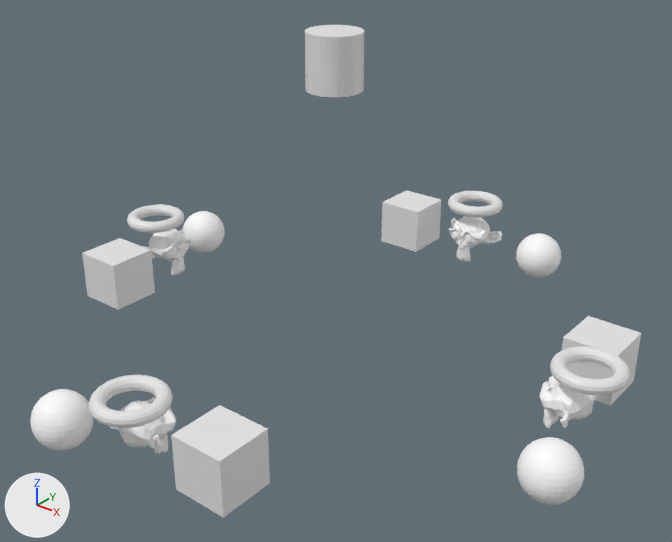
The glTF model resources/models/suzanne.glb, before and after one commit.
Rendered twice from a 50 mm lens placed at (19.8, -34.6, 17.4), pointed at (0.6, -10.6, 2.5). The axes (+X, +Y, +Z) are drawn at lower left. The lights are the same throughout. Where no turn or scale is listed for an object, it has been applied to the vertices.

The older version as bpy lines, for what is in view:
```python
ob_cube = bpy.data.objects.new('Cube', me_cube_001)
ob_cube.location = (-3.08, -0.33, 0.16)
ob_sphere = bpy.data.objects.new('Sphere', me_sphere)
ob_sphere.location = (3.03, 0.94, -0.38)
ob_sphere_001 = bpy.data.objects.new('Sphere.001', me_sphere_001)
ob_sphere_001.location = (10.61, -12.8, -0.38)
ob_sphere_001.rotation_euler = (0.0, 0.0, -1.571)  # degrees (0, 0, -90)
ob_sphere_002 = bpy.data.objects.new('Sphere.002', me_sphere_002)
ob_sphere_002.location = (-10.72, -6.64, -0.38)
ob_sphere_002.rotation_euler = (0.0, 0.0, 1.571)  # degrees (0, 0, 90)
ob_sphere_003 = bpy.data.objects.new('Sphere.003', me_sphere_003)
ob_sphere_003.location = (-3.13, -20.38, -0.38)
ob_sphere_003.rotation_euler = (0.0, 0.0, -3.142)  # degrees (0, 0, -180)
ob_suzanne = bpy.data.objects.new('Suzanne', me_suzanne)
ob_suzanne.location = (0.0, 0.0, 0.0)
ob_suzanne_001 = bpy.data.objects.new('Suzanne.001', me_suzanne_001)
ob_suzanne_001.location = (9.67, -9.77, 0.0)
ob_suzanne_002 = bpy.data.objects.new('Suzanne.002', me_suzanne_002)
ob_suzanne_002.location = (-9.77, -9.67, 0.0)
ob_suzanne_003 = bpy.data.objects.new('Suzanne.003', me_suzanne_003)
ob_suzanne_003.location = (-0.11, -19.44, 0.0)
# also in view: 'Torus.003' at (0.1, -19.9, 1.5); 'Torus.002' at (-10.3, -9.8, 1.5); 'Cylinder' at (0.0, -10.0, 10.0); 'Cube.003' at (3.0, -19.1, 0.2); 'Torus.001' at (10.2, -9.6, 1.5)
```
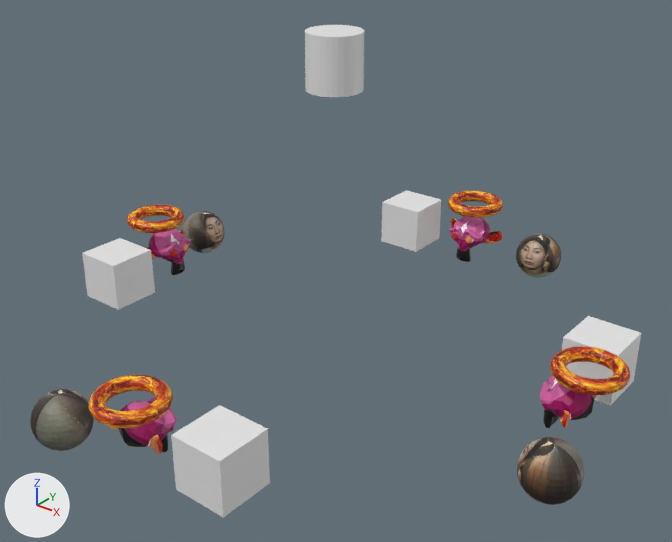
Location of each change, [x1, y1, x2, y2] in pixels of the pictures (672 x 542 px):
'Sphere.001', surface changed
    both: [517, 437, 584, 505]
'Sphere.003', surface changed, turned (white to grey)
    both: [30, 389, 94, 451]
'Torus.003', recoloured (white to orange)
    both: [89, 375, 173, 428]
'Torus.001', recoloured (white to orange)
    both: [550, 346, 630, 395]
'Suzanne.001', surface changed (white to pink)
    both: [540, 375, 598, 428]
'Sphere', surface changed (white to brown)
    both: [516, 233, 561, 278]
'Suzanne.003', surface changed (white to purple)
    both: [109, 397, 176, 454]
'Sphere.002', surface changed, turned
    both: [183, 211, 225, 253]
'Suzanne', surface changed (white to pink)
    both: [448, 216, 502, 262]
'Suzanne.002', surface changed (grey to purple)
    both: [142, 229, 191, 275]
'Torus.002', recoloured (white to orange)
    both: [127, 204, 184, 233]
'Torus', recoloured (white to orange)
    both: [448, 191, 503, 218]

What changed in the scene script:
```text
Add img_fire:
    img_fire = load_image('fire', '_unpacked/fire', 1500, 1364, 'sRGB')
Add img_maggie_cheung:
    img_maggie_cheung = load_image('maggie_cheung', '_unpacked/maggie_cheung', 1080, 714, 'sRGB')
Add img_lesbian_pride_flag_better:
    img_lesbian_pride_flag_better = load_image('lesbian_pride_flag_better', '_unpacked/lesbian_pride_flag_better', 630, 630, 'sRGB')
Change mat_material:
    remove mat_material.base_color = (1.0, 1.0, 1.0)  # white #ffffff
    add mat_material.texture = img_lesbian_pride_flag_better
Change mat_material_003:
    remove mat_material_003.base_color = (1.0, 1.0, 1.0)  # white #ffffff
    add mat_material_003.texture = img_maggie_cheung
Add mat_material_001:
    mat_material_001 = principled_material('Material.001')
    mat_material_001.texture = img_fire
Change me_torus:
    where me_torus.from_pydata(...)  # 576 vertices, 1152 faces; spans x -1.25..1.25, y -1.25..1.25, z -0.25..0.25
    add me_torus.materials.append(mat_material_001)  # picture img_fire
Change me_torus_001:
    where me_torus_001.from_pydata(...)  # 576 vertices, 1152 faces; spans x -1.25..1.25, y -1.25..1.25, z -0.25..0.25
    add me_torus_001.materials.append(mat_material_001)  # picture img_fire
Change me_torus_002:
    where me_torus_002.from_pydata(...)  # 576 vertices, 1152 faces; spans x -1.25..1.25, y -1.25..1.25, z -0.25..0.25
    add me_torus_002.materials.append(mat_material_001)  # picture img_fire
Change me_torus_003:
    where me_torus_003.from_pydata(...)  # 576 vertices, 1152 faces; spans x -1.25..1.25, y -1.25..1.25, z -0.25..0.25
    add me_torus_003.materials.append(mat_material_001)  # picture img_fire
Change ob_sphere_002:
    ob_sphere_002.rotation_euler: (0.0, 0.0, 1.571) -> (0.0, 0.0, 0.0)  # degrees (0, 0, 90) -> degrees (0, 0, 0)
Change ob_sphere_003:
    ob_sphere_003.rotation_euler: (0.0, 0.0, -3.142) -> (0.0, 0.0, 1.571)  # degrees (0, 0, -180) -> degrees (0, 0, 90)
```
